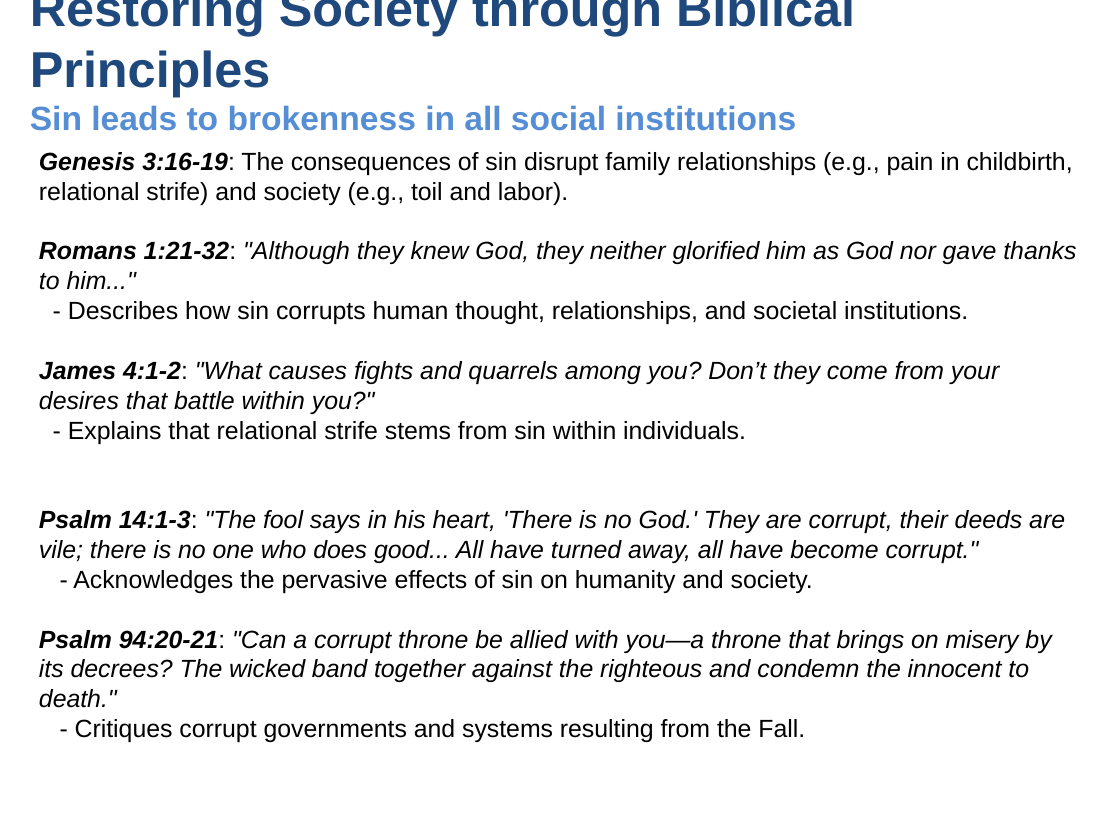
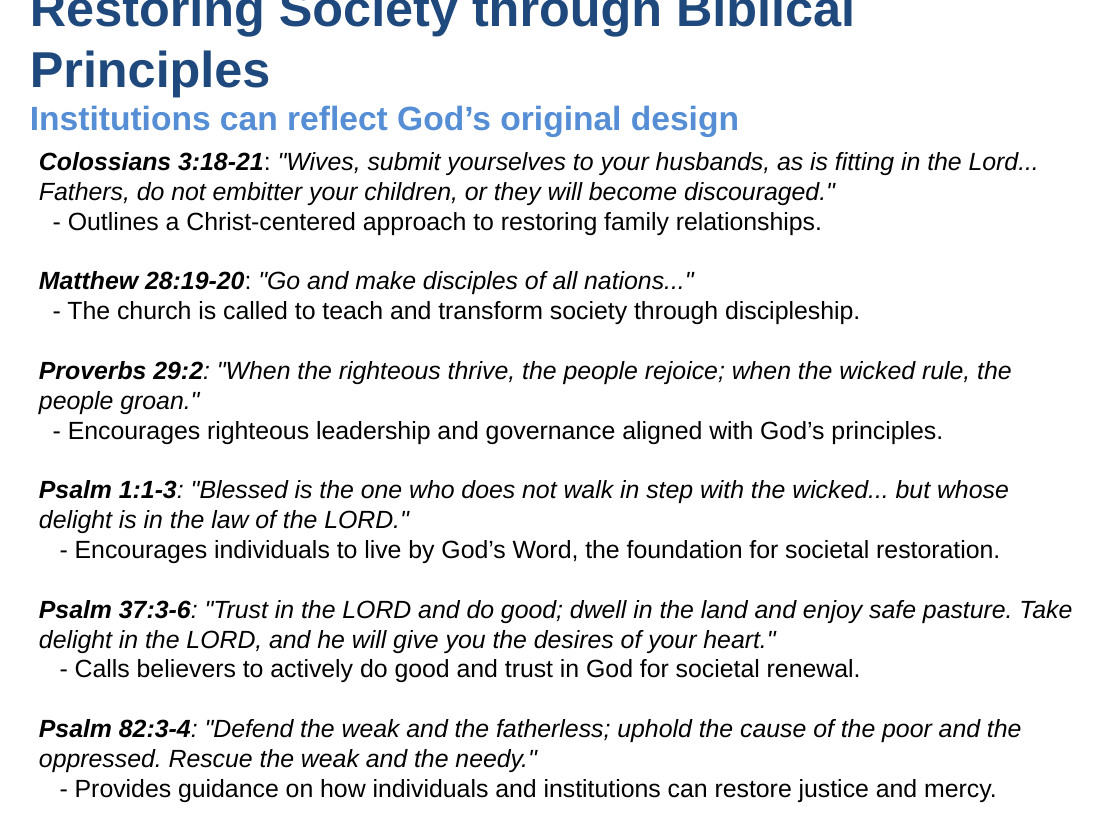
Before and after one commit to UsefulEngines/EvangelismPublic, a slide deck: slide 8 of 2024-Q4/2024-11-24/2024-11-24-Psalms.pptx (slide 31 before the commit). Drawn at 1120x840 pixels with LibreOffice and Linux fonts; fonts in the diff are those of the drawing. Boxes give left, top, right and bottom in pixels: in the first picture for what was removed or moved away, otherwise in the second. Text is boxed around its words. In the diff, an @@ line names an element or a change of style, - is before the commit and + after.

```diff
--- a/2024-Q4/2024-11-24/2024-11-24-Psalms.pptx
+++ b/2024-Q4/2024-11-24/2024-11-24-Psalms.pptx
@@ title at (30, 0, 855, 136): text changed; size 21.6 to 32.4 pt; text colour #558ED5 to #1F497D @@
-Restoring Society through Biblical Principles
-Sin leads to brokenness in all social institutions
+Restoring Society through Biblical Principles
+Institutions can reflect God’s original design
@@ text at (39, 152, 1072, 802): text changed @@
-Genesis 3:16-19: The consequences of sin disrupt family relationships (e.g., pain in childbirth, relational strife) and society (e.g., toil and labor).
-Romans 1:21-32: "Although they knew God, they neither glorified him as God nor gave thanks to him..."
-- Describes how sin corrupts human thought, relationships, and societal institutions.
-James 4:1-2: "What causes fights and quarrels among you? Don’t they come from your desires that battle within you?"
-- Explains that relational strife stems from sin within individuals.
-Psalm 14:1-3: "The fool says in his heart, 'There is no God.' They are corrupt, their deeds are vile; there is no one who does good... All have turned away, all have become corrupt."
-- Acknowledges the pervasive effects of sin on humanity and society.
-Psalm 94:20-21: "Can a corrupt throne be allied with you—a throne that brings on misery by its decrees? The wicked band together against the righteous and condemn the innocent to death."
-- Critiques corrupt governments and systems resulting from the Fall.
+Colossians 3:18-21: "Wives, submit yourselves to your husbands, as is fitting in the Lord... Fathers, do not embitter your children, or they will become discouraged."
+- Outlines a Christ-centered approach to restoring family relationships.
+Matthew 28:19-20: "Go and make disciples of all nations..."
+- The church is called to teach and transform society through discipleship.
+Proverbs 29:2: "When the righteous thrive, the people rejoice; when the wicked rule, the people groan."
+- Encourages righteous leadership and governance aligned with God’s principles.
+Psalm 1:1-3: "Blessed is the one who does not walk in step with the wicked... but whose delight is in the law of the LORD."
+- Encourages individuals to live by God’s Word, the foundation for societal restoration.
+Psalm 37:3-6: "Trust in the LORD and do good; dwell in the land and enjoy safe pasture. Take delight in the LORD, and he will give you the desires of your heart."
+- Calls believers to actively do good and trust in God for societal renewal.
+Psalm 82:3-4: "Defend the weak and the fatherless; uphold the cause of the poor and the oppressed. Rescue the weak and the needy."
+- Provides guidance on how individuals and institutions can restore justice and mercy.
```
Also in this commit, not shown: 5 other slides changed, 2 slides added, 22 slides removed.
